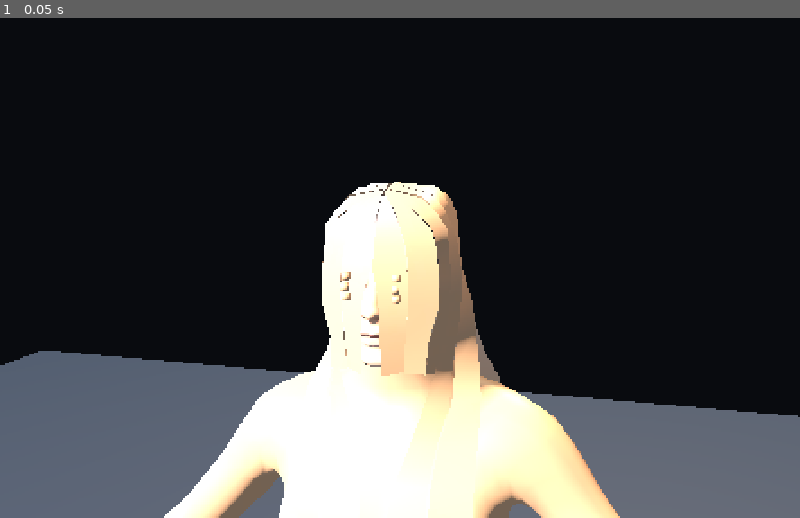
Above: before the commit, frame 1.
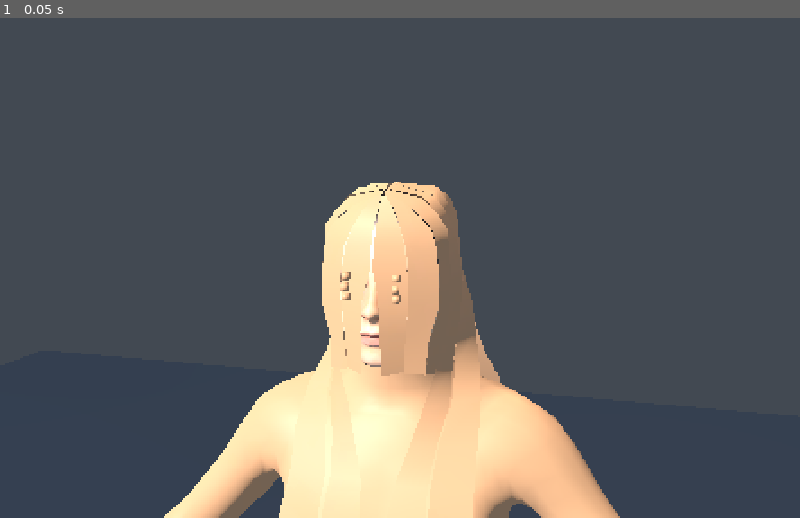
Above: after the commit, the same moment.

Repository: thomthehound/Godauldron
Game: Godot game, scene res://scenes/showcase/portrait_reference_head.tscn
The game is run twice, just before and just after one commit, with the same random seed, the same clock (stepped at 60 frames per second) and the same inputs. This scene is started directly instead of the project's main scene.
Inputs:
- Up to frame 1 (0.05 s): no input

The runs differ from the first frame. In frame 1, 98% of the frame differs, in the area x 0-100%, y 0-100%.

Commit message:
Correct studio background mode and excessive source lighting

Diff:
--- a/scenes/showcase/portrait_stage.tscn
+++ b/scenes/showcase/portrait_stage.tscn
@@ -3,8 +3,8 @@
 [ext_resource type="Script" path="res://scripts/showcase_stage.gd" id="1"]
 
 [sub_resource type="Environment" id="env"]
-background_mode = 2
-background_color = Color(0.045, 0.058, 0.083, 1)
+background_mode = 1
+background_color = Color(0.26, 0.285, 0.32, 1)
 ambient_light_source = 2
 ambient_light_color = Color(0.7, 0.78, 0.86, 1)
 ambient_light_energy = 0.37
@@ -70,19 +70,20 @@
 [node name="KeySoft" type="DirectionalLight3D" parent="."]
 rotation_degrees = Vector3(-42, -33, 0)
 light_color = Color(1, 0.94, 0.84, 1)
-light_energy = 1.15
+light_energy = 0.45
+shadow_opacity = 0.55
 shadow_enabled = true
 
 [node name="RimBack" type="OmniLight3D" parent="."]
 position = Vector3(0.8, 3.3, -2.6)
 light_color = Color(1, 0.80, 0.60, 1)
-light_energy = 1.65
+light_energy = 0.24
 omni_range = 11.0
 
 [node name="FillSoft" type="OmniLight3D" parent="."]
 position = Vector3(-3.1, 2.9, 3.0)
 light_color = Color(0.62, 0.75, 1, 1)
-light_energy = 0.9
+light_energy = 0.3
 omni_range = 12.0
 
 [node name="Floor" type="MeshInstance3D" parent="."]
